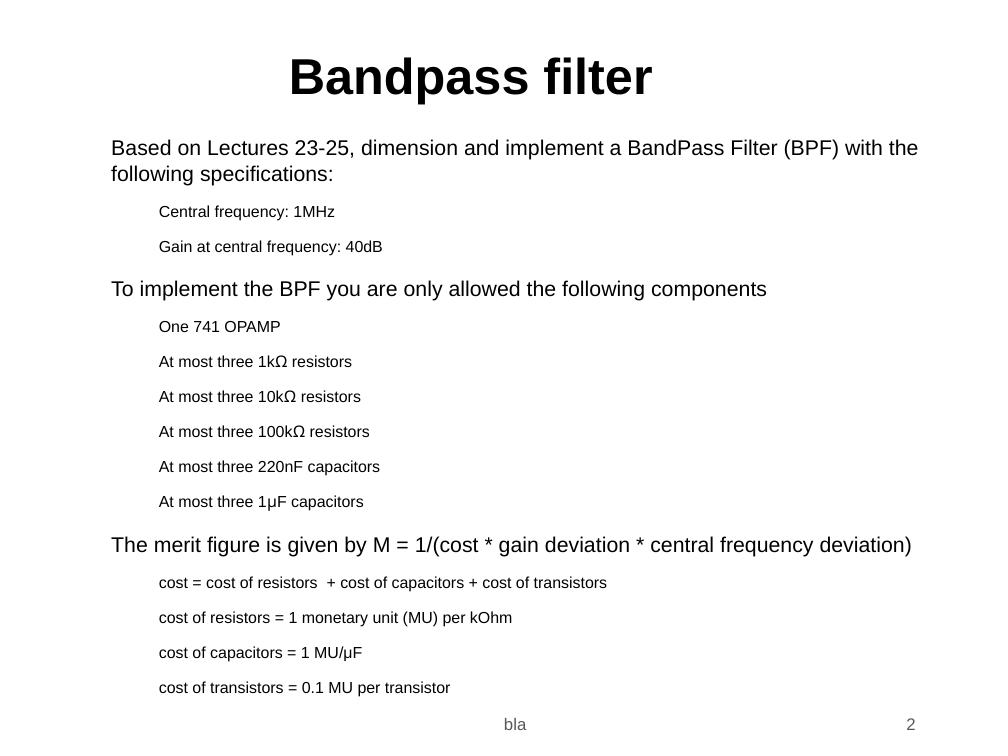
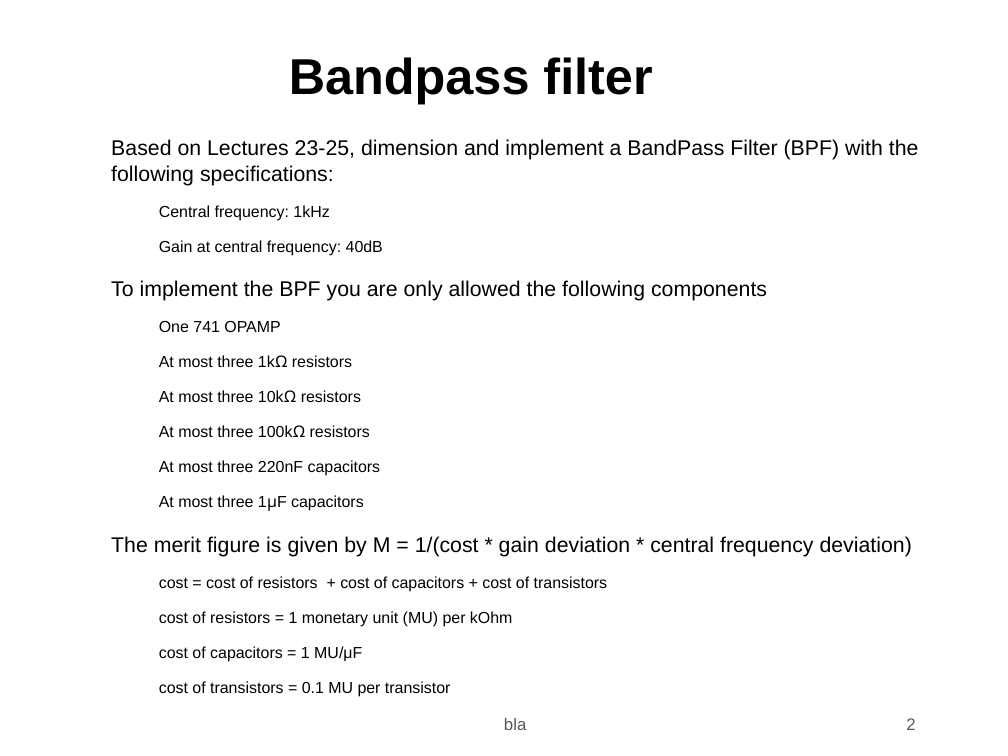
Before and after one commit to evaclaro/ist-tcfe, a slide deck: slide 2 of t5/t5.odp. Drawn at 1008x756 pixels with LibreOffice and Linux fonts; fonts in the diff are those of the drawing; background and template pictures are left out. Boxes give left, top, right and bottom in pixels: in the first picture for what was removed or moved away, otherwise in the second. Text is boxed around its words. In the diff, an @@ line names an element or a change of style, - is before the commit and + after.

```diff
--- a/t5/t5.odp
+++ b/t5/t5.odp
@@ text at (x1=159, y1=205, x2=329, y2=221): text changed @@
-  − Central frequency: 1MHz
+  − Central frequency: 1kHz
```
Also in this commit, not shown: 1 other slide changed.
